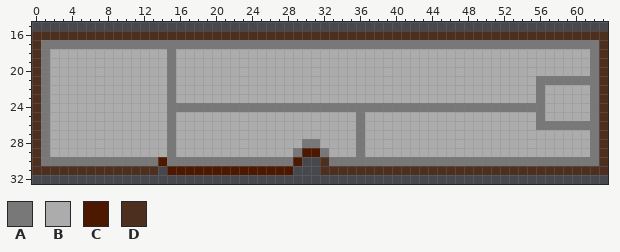
Two states of a pixel-art file, Assets/Arts/GameUI/BorderAndButton/MissionBorder/MissionPrefabBorder.aseprite. Above is the file before it was changed.
64x64 pixels, 1 frame. Shown: x 0..63, y 15..32.
Palette (. is transparent): A #787878  B #acacac  C #4c1900  D #4d2f20
Pixels before, first column x 0:
16 DDDDDDDDDDDDDDDDDDDDDDDDDDDDDDDDDDDDDDDDDDDDDDDDDDDDDDDDDDDDDDDD
17 DAAAAAAAAAAAAAAAAAAAAAAAAAAAAAAAAAAAAAAAAAAAAAAAAAAAAAAAAAAAAAAD
18 DABBBBBBBBBBBBBABBBBBBBBBBBBBBBBBBBBBBBBBBBBBBBBBBBBBBBBBBBBBBAD
19 DABBBBBBBBBBBBBABBBBBBBBBBBBBBBBBBBBBBBBBBBBBBBBBBBBBBBBBBBBBBAD
20 DABBBBBBBBBBBBBABBBBBBBBBBBBBBBBBBBBBBBBBBBBBBBBBBBBBBBBBBBBBBAD
21 DABBBBBBBBBBBBBABBBBBBBBBBBBBBBBBBBBBBBBBBBBBBBBBBBBBBBBAAAAAAAD
22 DABBBBBBBBBBBBBABBBBBBBBBBBBBBBBBBBBBBBBBBBBBBBBBBBBBBBBABBBBBAD
23 DABBBBBBBBBBBBBABBBBBBBBBBBBBBBBBBBBBBBBBBBBBBBBBBBBBBBBABBBBBAD
24 DABBBBBBBBBBBBBAAAAAAAAAAAAAAAAAAAAAAAAAAAAAAAAAAAAAAAAAABBBBBAD
25 DABBBBBBBBBBBBBABBBBBBBBBBBBBBBBBBBBABBBBBBBBBBBBBBBBBBBABBBBBAD
26 DABBBBBBBBBBBBBABBBBBBBBBBBBBBBBBBBBABBBBBBBBBBBBBBBBBBBAAAAAAAD
27 DABBBBBBBBBBBBBABBBBBBBBBBBBBBBBBBBBABBBBBBBBBBBBBBBBBBBBBBBBBAD
28 DABBBBBBBBBBBBBABBBBBBBBBBBBBBAABBBBABBBBBBBBBBBBBBBBBBBBBBBBBAD
29 DABBBBBBBBBBBBBABBBBBBBBBBBBBACCABBBABBBBBBBBBBBBBBBBBBBBBBBBBAD
30 DAAAAAAAAAAAAACAAAAAAAAAAAAAAC..DAAAAAAAAAAAAAAAAAAAAAAAAAAAAAAD
31 DDDDDDDDDDDDDD.CCCCCCCCCCCCCC...DDDDDDDDDDDDDDDDDDDDDDDDDDDDDDDD
New version:
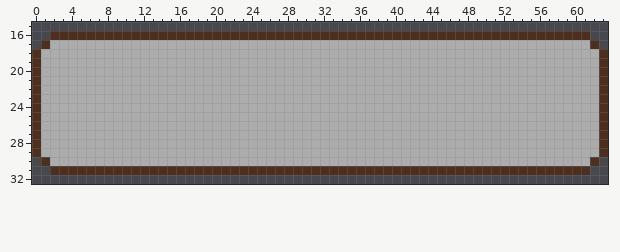
Edits made:
Changed rows in their new state; - is an unchanged pixel.
first column x 0:
16 ..------------------------------------------------------------..
17 .DBBBBBBBBBBBBBBBBBBBBBBBBBBBBBBBBBBBBBBBBBBBBBBBBBBBBBBBBBBBBD.
18 -B-------------B----------------------------------------------B-
19 -B-------------B----------------------------------------------B-
20 -B-------------B----------------------------------------------B-
21 -B-------------B----------------------------------------BBBBBBB-
22 -B-------------B----------------------------------------B-----B-
23 -B-------------B----------------------------------------B-----B-
24 -B-------------BBBBBBBBBBBBBBBBBBBBBBBBBBBBBBBBBBBBBBBBBB-----B-
25 -B-------------B--------------------B-------------------B-----B-
26 -B-------------B--------------------B-------------------BBBBBBB-
27 -B-------------B--------------------B-------------------------B-
28 -B-------------B--------------BB----B-------------------------B-
29 -B-------------B-------------BBBB---B-------------------------B-
30 .DBBBBBBBBBBBBBBBBBBBBBBBBBBBBBBBBBBBBBBBBBBBBBBBBBBBBBBBBBBBBD.
31 ..------------DDDDDDDDDDDDDDDDDD------------------------------..
